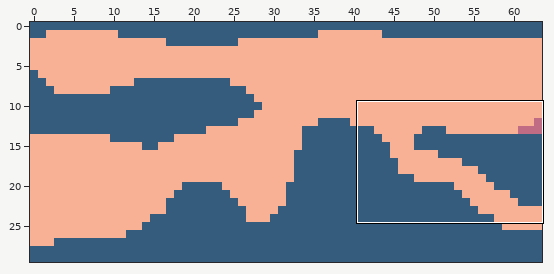
Tiled map, stored at android/assets/levels/manual/manual_level_1.tmx. Above, an overview of the earlier version with the close-up marked.
Close-up. Old version:
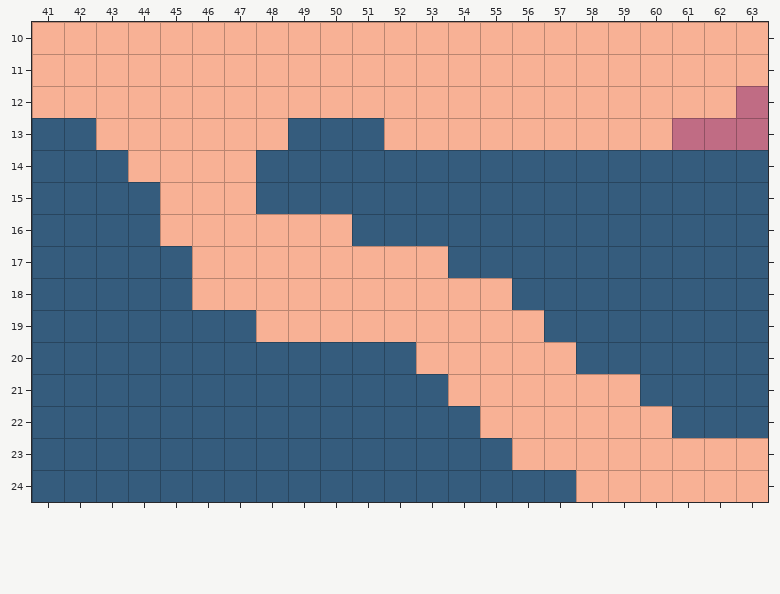
Cells are 16x16 px. Shown: x 41..63, y 10..24.
And afterwards:
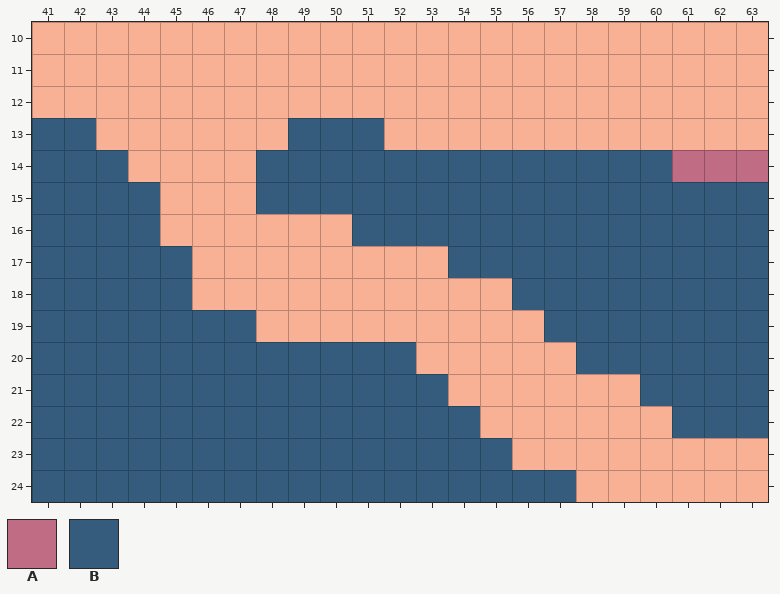
Key: from "enemy": A 0; from "ground": B 0.
_ is an empty cell, . an unchanged one.
Diff:
--- layer "graphics"
@@ x 61..63 @@
-12 ..A
-13 AAA
-14 BBB
+12 .._
+13 ___
+14 AAA
